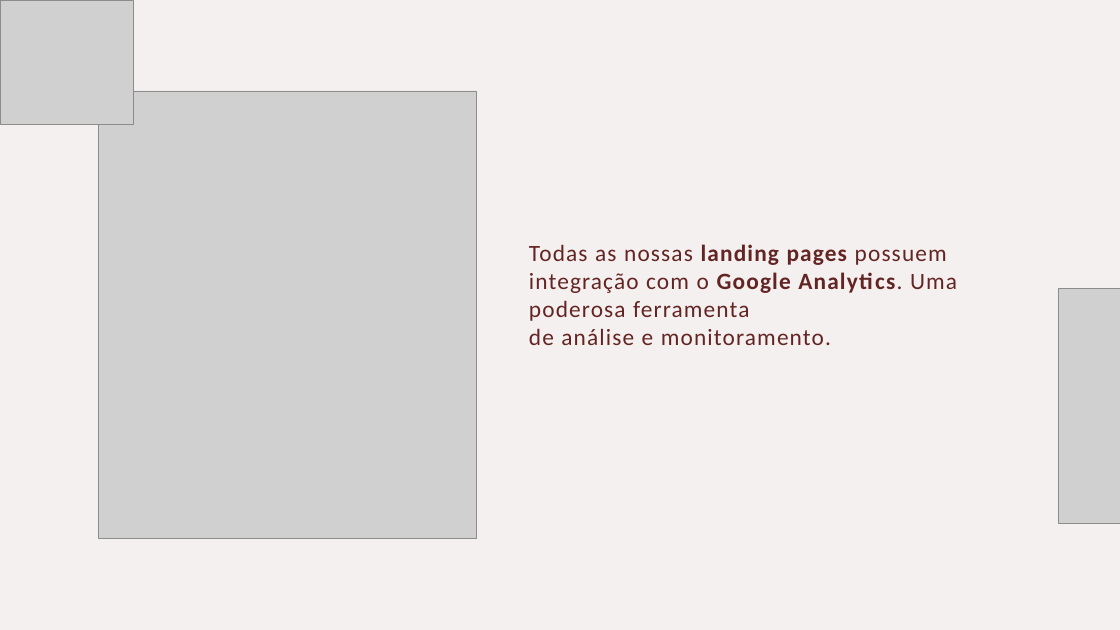
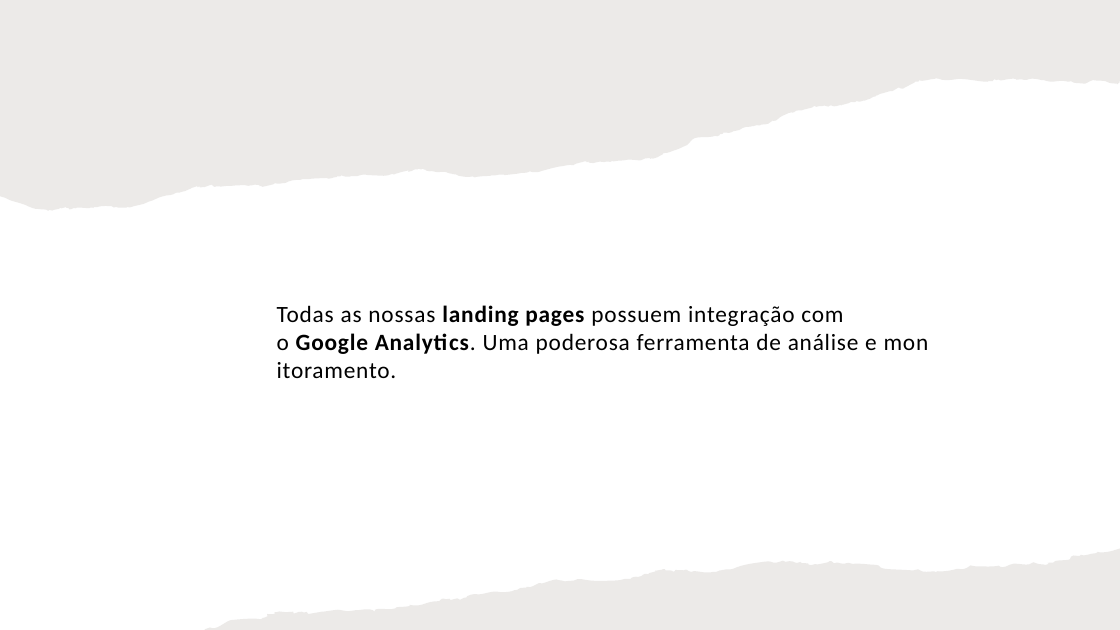
Before and after one commit to slesbel/Design-Studio, a slide deck: slide 3 of lawyer/guia_para_advogados.pptx. Drawn at 1120x630 pixels with LibreOffice and Linux fonts; fonts in the diff are those of the drawing; grey boxes stand for pictures. Boxes give left, top, right and bottom in pixels: in the first picture for what was removed or moved away, otherwise in the second. Text is boxed around its words. In the diff, an @@ line names an element or a change of style, - is before the commit and + after.

```diff
--- a/lawyer/guia_para_advogados.pptx
+++ b/lawyer/guia_para_advogados.pptx
@@ picture removed at [0,0,133,124] @@
@@ rectangle added at [0,0,1120,630], fill #FFFFFF @@
@@ freeform shape added at [0,0,1120,211], fill #82766A at 15% opacity @@
@@ picture removed at [99,91,477,539] @@
@@ text "Todas as nossas landing pages ...": place and size @@
-text "Todas as nossas landing pages ..." at [529,244,957,345]
+text "Todas as nossas landing pages ..." at [277,305,877,354]
@@ text "Todas as nossas landing pages ..." at [277,305,877,354]: text colour #632523 to #000000, letter spacing 0.9 to 0.7 pt; vertical alignment top to middle @@
@@ picture removed at [1059,289,1120,523] @@
@@ freeform shape added at [204,549,1120,630], fill #82766A at 15% opacity @@
```
Also in this commit, not shown: 14 other slides changed, 3 slides added, 2 other files.
